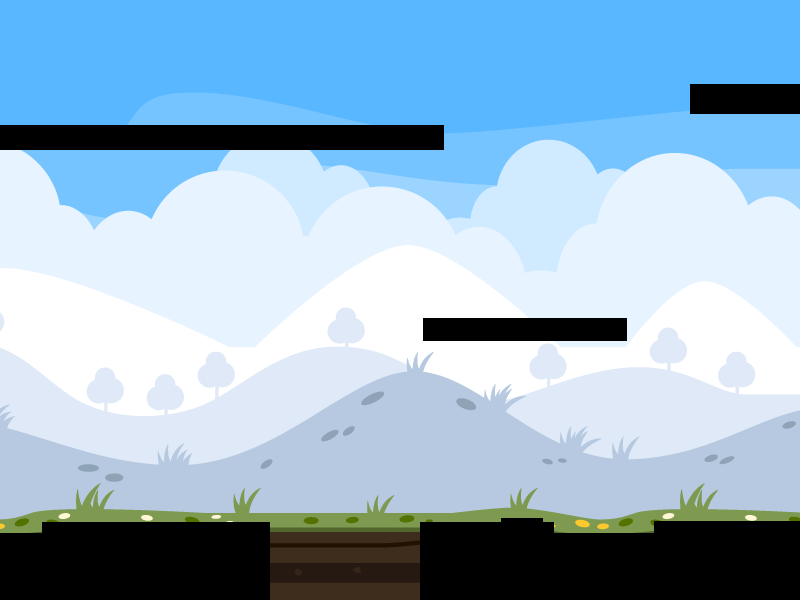
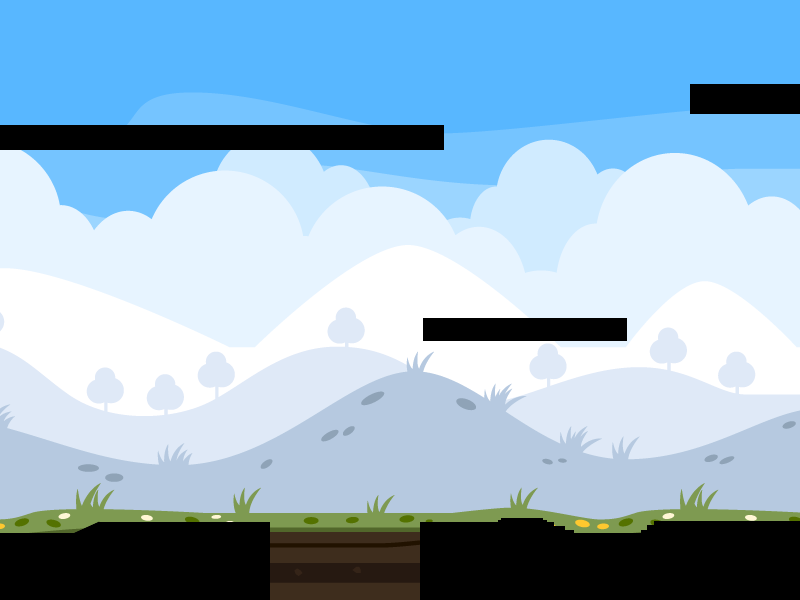
Revision of a layered (800, 600) image; what changed, layer by layer:
painted on "Boden" over (42, 520, 654, 533)
